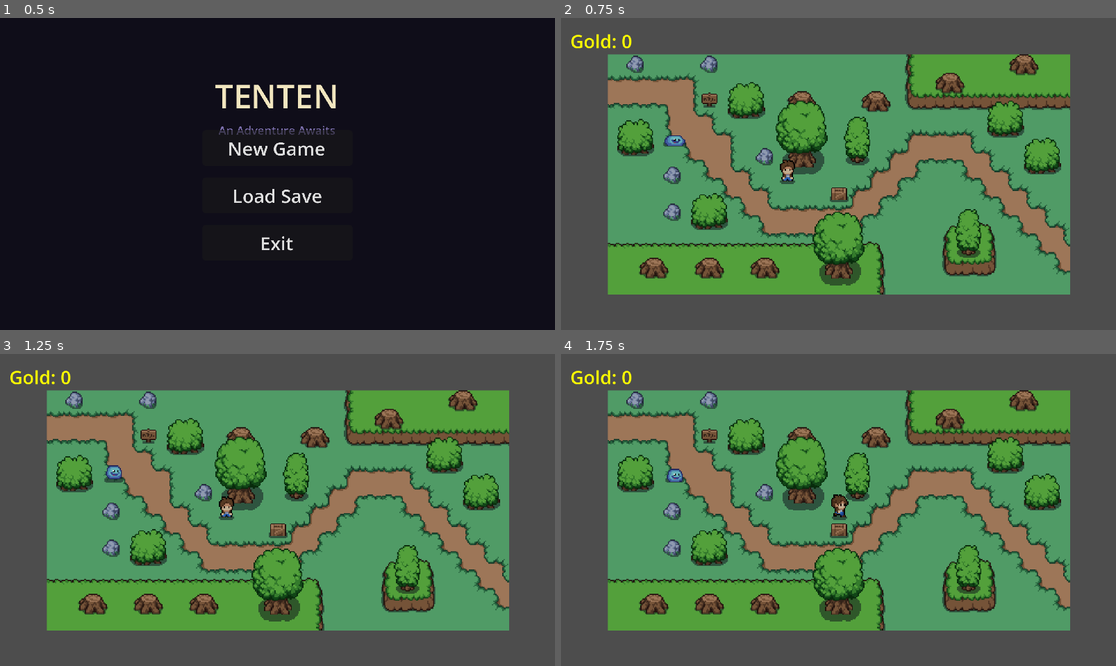
Above: before the commit, frames 1-4 (two rows, left to right).
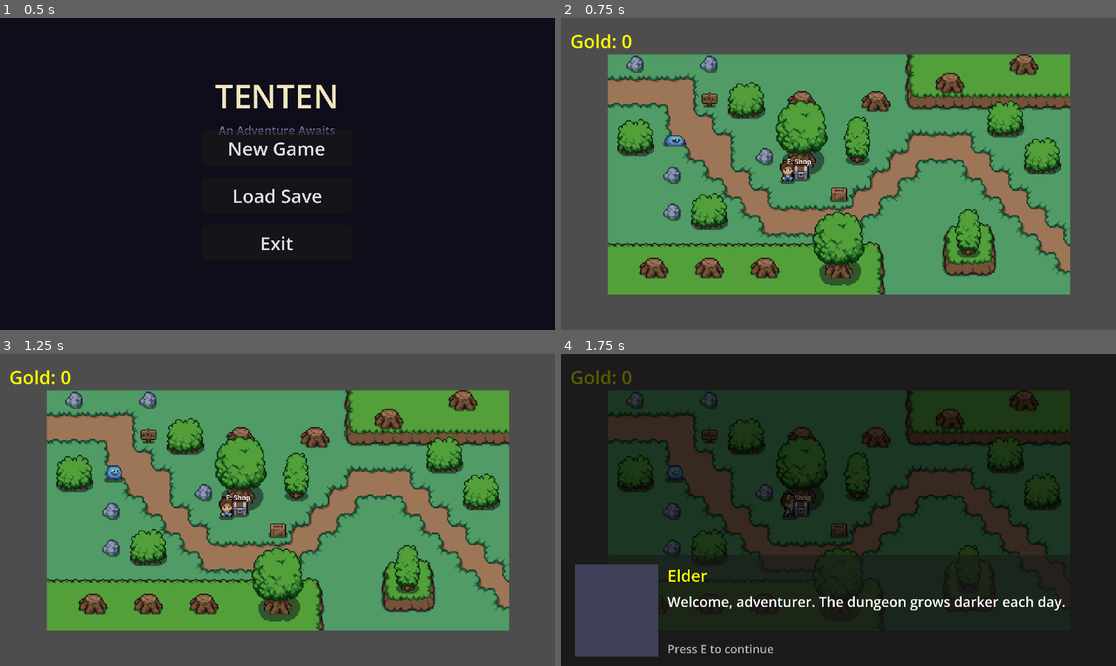
Above: after the commit, the same moments.

Repository: Puget-Sound-Skills-Center/godot-tenten-project
Game: Godot game, scene res://scenes/home_screen.tscn
The game is run twice, just before and just after one commit, with the same random seed, the same clock (stepped at 60 frames per second) and the same inputs.
Inputs (mouse positions are in pixels of both pictures, inside the frame that each line leads up to):
- Up to frame 1 (0.5 s): no input
- Up to frame 2 (0.75 s): click "New Game" at 0.5 s
- Up to frame 3 (1.25 s): no input
- Up to frame 4 (1.75 s): tap Enter at 1.25 s; move the mouse to (960, 494) at 1.27 s; hold D (move_right) from 1.28 s (still down); hold E (interact) from 1.28 s (still down); click (960, 494) at 1.42 s

Frame 1 is identical in both runs. In frame 2, 0.2% of the frame differs, in the area x 40-46%, y 45-53%; in frame 3, 0.2%; in frame 4, 97%, in the area x 0-100%, y 0-100%.
Error before the commit: Parse Error: The function signature doesn't match the parent. Parent signature is "get_node(NodePath) -> Node". (res://script/dialogue_data.gd:65)

Commit message:
Add Claude Ai so There are plan, roadmap, etc.

Diff:
--- a/script/dialogue_data.gd
+++ b/script/dialogue_data.gd
@@ -1,7 +1,7 @@
 extends Node
 
 # All NPC dialogue trees as nested GDScript dicts.
-# Accessed globally via DialogueData.get_node(npc_id, node_id).
+# Accessed globally via dialogue_data.get_dialogue_node(npc_id, node_id).
 #
 # Schema fields (per-node dict):
 #   speaker  : String  - NPC display name shown in panel header
@@ -62,7 +62,7 @@
 	}
 }
 
-func get_node(npc_id: String, node_id: String) -> Dictionary:
+func get_dialogue_node(npc_id: String, node_id: String) -> Dictionary:
 	if DIALOGUES.has(npc_id) and DIALOGUES[npc_id].has(node_id):
 		return DIALOGUES[npc_id][node_id]
 	return {}
--- a/script/dialogue_manager.gd
+++ b/script/dialogue_manager.gd
@@ -109,6 +109,12 @@
 # --- Public API ---
 
 func open(npc_id: String, start_node: String = "root") -> void:
+	# Defer to pause menu if it owns the pause state (CR-03 mitigation).
+	if pause_menu._pause_panel != null and pause_menu._pause_panel.visible:
+		return
+	# No-op if already open — re-entering from start_node would clobber state mid-flow.
+	if _panel.visible:
+		return
 	_current_npc = npc_id
 	_current_node = start_node
 	_panel.visible = true
@@ -135,7 +141,7 @@
 # --- Internals ---
 
 func _render_node() -> void:
-	var node := DialogueData.get_node(_current_npc, _current_node)
+	var node := dialogue_data.get_dialogue_node(_current_npc, _current_node)
 	if node.is_empty():
 		# Unknown node id — fail-safe close (T-2B-01 mitigation).
 		close()
@@ -186,6 +192,9 @@
 		return
 	if not event.is_action_pressed("interact"):
 		return
+	# Consume the input so NPC pollers (npc.gd, dungeon_dialogue_npc.gd) do not
+	# also see the same E press as another interact (WR-03 mitigation).
+	get_viewport().set_input_as_handled()
 	if _advance_lbl.visible:
 		if _next_node.is_empty():
 			close()
--- a/script/dungeon.gd
+++ b/script/dungeon.gd
@@ -111,7 +111,7 @@
 		_exit_to_cliffside(1)
 		return
 	global.current_floor += 1
-	DialogueManager.force_close()
+	dialogue_manager.force_close()
 	get_tree().reload_current_scene()
 
 func _save_and_exit() -> void:
@@ -119,6 +119,8 @@
 	_exit_to_cliffside(resume)
 
 func _exit_to_cliffside(resume_floor: int) -> void:
+	# Defensive force_close so a paused tree never carries across scene change (IN-04)
+	dialogue_manager.force_close()
 	global.dungeon_resume_floor = clampi(resume_floor, 1, global.DUNGEON_MAX_FLOOR)
 	global.came_from_dungeon = true
 	global.current_floor = 0
--- a/script/dungeon_dialogue_npc.gd
+++ b/script/dungeon_dialogue_npc.gd
@@ -37,7 +37,10 @@
 
 func _process(_delta):
 	if player_nearby and is_instance_valid(player_ref) and Input.is_action_just_pressed("interact"):
-		DialogueManager.open("dungeon_merchant", "greeting")
+		# Guard: if dialogue is already open, do not retrigger (WR-01 mitigation)
+		if dialogue_manager._panel != null and dialogue_manager._panel.visible:
+			return
+		dialogue_manager.open("dungeon_merchant", "greeting")
 
 func _on_body_entered(body: Node2D) -> void:
 	if body.has_method("player"):
--- a/script/npc.gd
+++ b/script/npc.gd
@@ -38,6 +38,12 @@
 func _process(_delta):
 	if player_nearby and Input.is_action_just_pressed("interact"):
 		if not is_instance_valid(player_ref):
+			player_nearby = false
+			player_ref = null
+			_prompt_label.visible = false
+			return
+		# Guard: if dialogue is already open, do not retrigger (WR-01 mitigation)
+		if dialogue_manager._panel != null and dialogue_manager._panel.visible:
 			return
 		# Guard: if shop is already open, pressing E closes it (existing behavior)
 		if player_ref.shop_open:
@@ -48,7 +54,7 @@
 		var state: Dictionary = global.npc_state.get("elder", {})
 		if state.get("quest_accepted_reach_floor_10", false):
 			start = "quest_follow_up"
-		DialogueManager.open("elder", start)
+		dialogue_manager.open("elder", start)
 
 func _on_body_entered(body: Node2D) -> void:
 	if body.has_method("player"):
Not shown, added: .claude/get-shit-done/templates/config.json
Not shown, added: .claude/get-shit-done/workflows/discuss-phase/templates/checkpoint.json
Not shown, added: .claude/gsd-file-manifest.json
Not shown, added: .claude/package.json
Not shown, added: .claude/settings.json
Not shown, changed: .claude/settings.local.json
Not shown, added: script/enemy_base.gd.uid
Not shown, added: script/enemy_fast.gd.uid
Not shown, added: script/enemy_ranged.gd.uid
Not shown, added: script/enemy_tank.gd.uid
Not shown, added: .claude/agents/gsd-advisor-researcher.md
Not shown, added: .claude/agents/gsd-ai-researcher.md
(and 198 more such lines)
